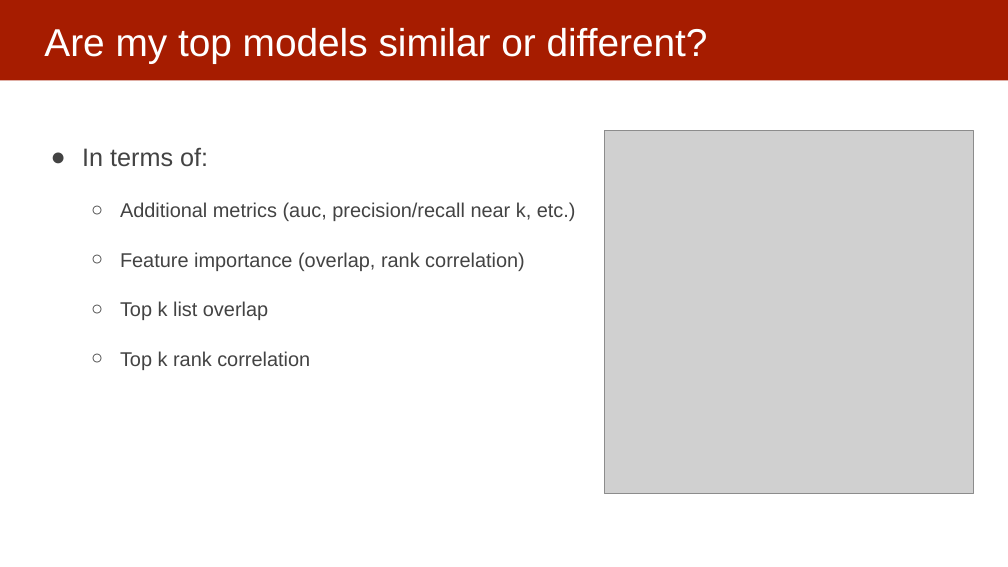
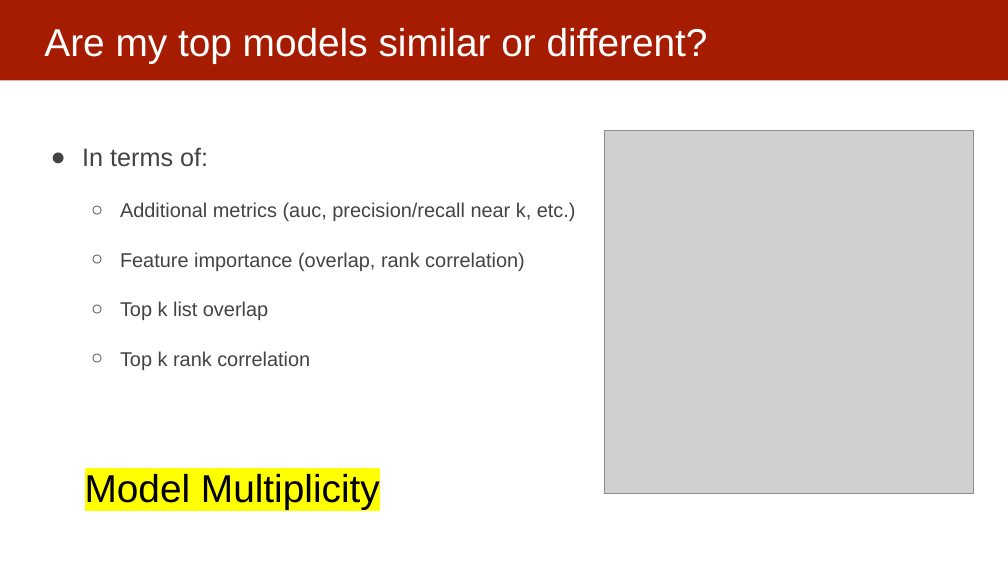
Before and after one commit to dssg/mlforpublicpolicylab, a slide deck: slide 32 of Lectures/16-interpretability-part-1.pptx (slide 8 before the commit). Drawn at 1008x567 pixels with LibreOffice and Linux fonts; fonts in the diff are those of the drawing; grey boxes stand for pictures. Boxes give left, top, right and bottom in pixels: in the first picture for what was removed or moved away, otherwise in the second. Text is boxed around its words. In the diff, an @@ line names an element or a change of style, - is before the commit and + after.

```diff
--- a/Lectures/16-interpretability-part-1.pptx
+++ b/Lectures/16-interpretability-part-1.pptx
@@ text added at (x1=85, y1=474, x2=380, y2=510), 37 pt, text #000000 @@
+Model Multiplicity
```
Also in this commit, not shown: 11 other slides changed, 5 slides added, 4 slides removed.
